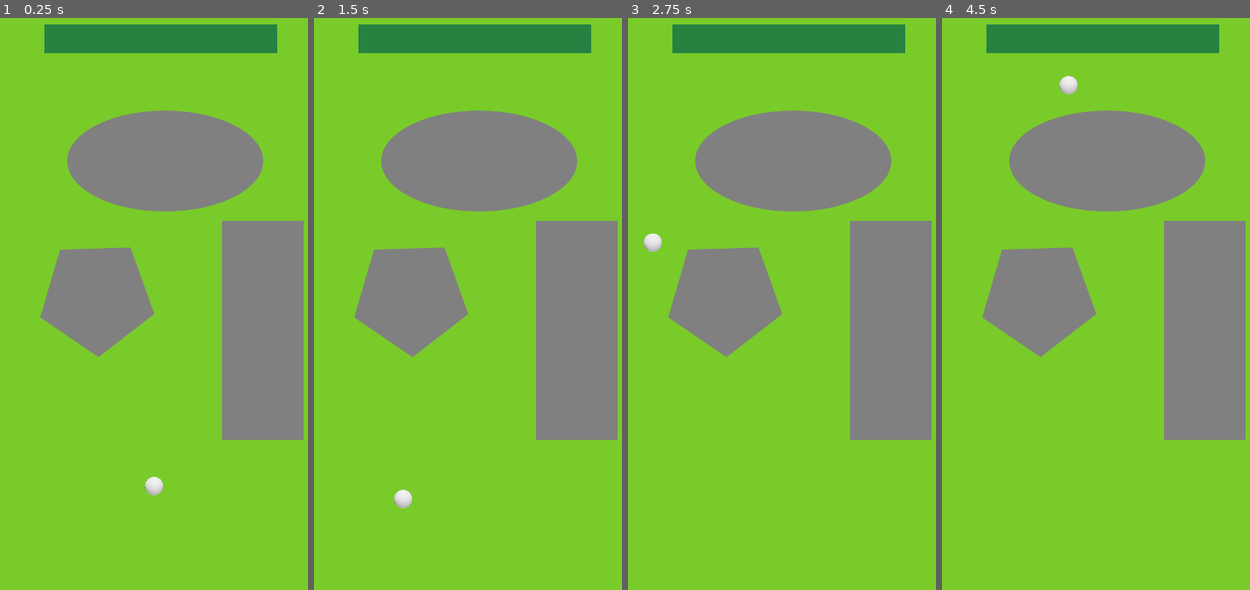
Above: before the commit, frames 1-4 (left to right).
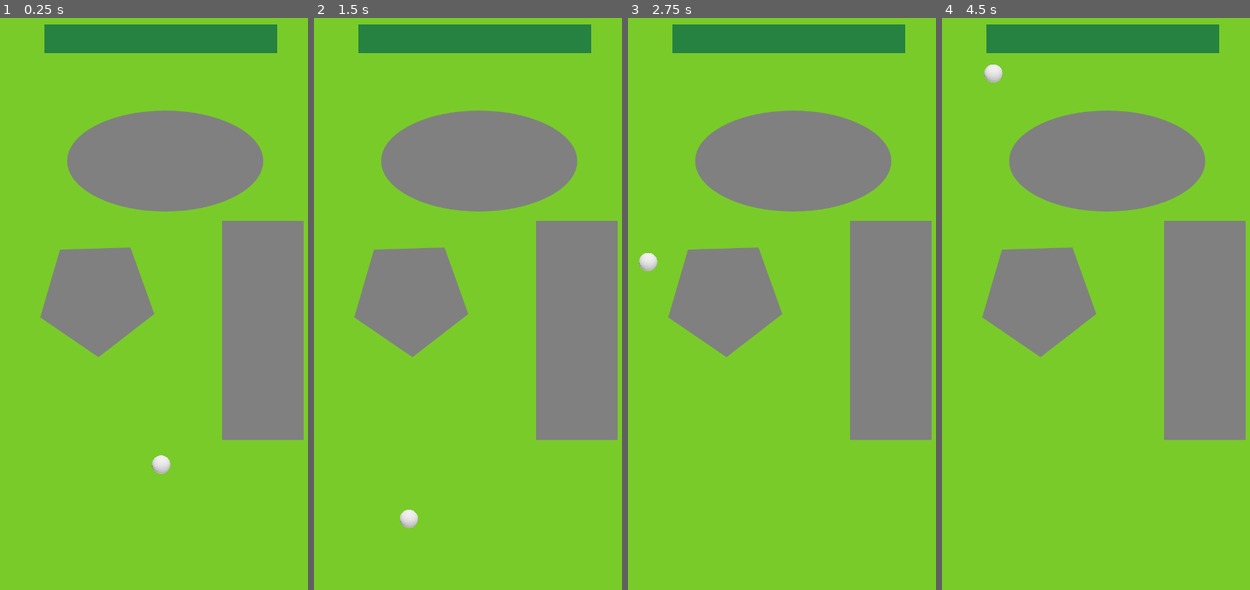
Above: after the commit, the same moments.

Repository: 2022M1T1-Inteli/Divercity
Game: Godot game, scene res://scenes/MiniGames/Golf/Golf.tscn
Two runs of this game, one before a commit and one after it. Both use one fixed random seed, a clock stepped at 60 frames per second and the inputs below. This scene is started directly instead of the project's main scene.
Inputs (mouse positions are in pixels of both pictures, inside the frame that each line leads up to):
- Up to frame 1 (0.25 s): no input
- Up to frame 2 (1.5 s): tap Enter at 0.5 s; move the mouse to (545, 275) at 0.52 s; click (545, 275) at 0.67 s; move the mouse to (409, 332) at 1.27 s; click (409, 332) at 1.42 s
- Up to frame 3 (2.75 s): move the mouse to (822, 178) at 2.02 s; click (822, 178) at 2.17 s
- Up to frame 4 (4.5 s): move the mouse to (1086, 418) at 2.77 s; click (1086, 418) at 2.92 s; move the mouse to (1200, 389) at 3.52 s; click (1200, 389) at 3.67 s; tap Space at 4.25 s; move the mouse to (1006, 218) at 4.27 s; click (1006, 218) at 4.42 s

The runs differ from the first frame. In frame 1, 0.3% of the frame differs, in the area x 46-56%, y 76-84%; in frame 2, 0.3%; in frame 3, 0.3%; in frame 4, 0.3%.

Commit message:
Change default ball position

Diff:
--- a/src/InBev/scenes/MiniGames/Golf/Golf.tscn
+++ b/src/InBev/scenes/MiniGames/Golf/Golf.tscn
@@ -17,7 +17,7 @@
 script = ExtResource( 3 )
 
 [node name="GolfBall" parent="." instance=ExtResource( 1 )]
-position = Vector2( 344, 1048 )
+position = Vector2( 360, 1000 )
 
 [node name="Indicator" type="CenterContainer" parent="."]
 margin_right = 720.0
